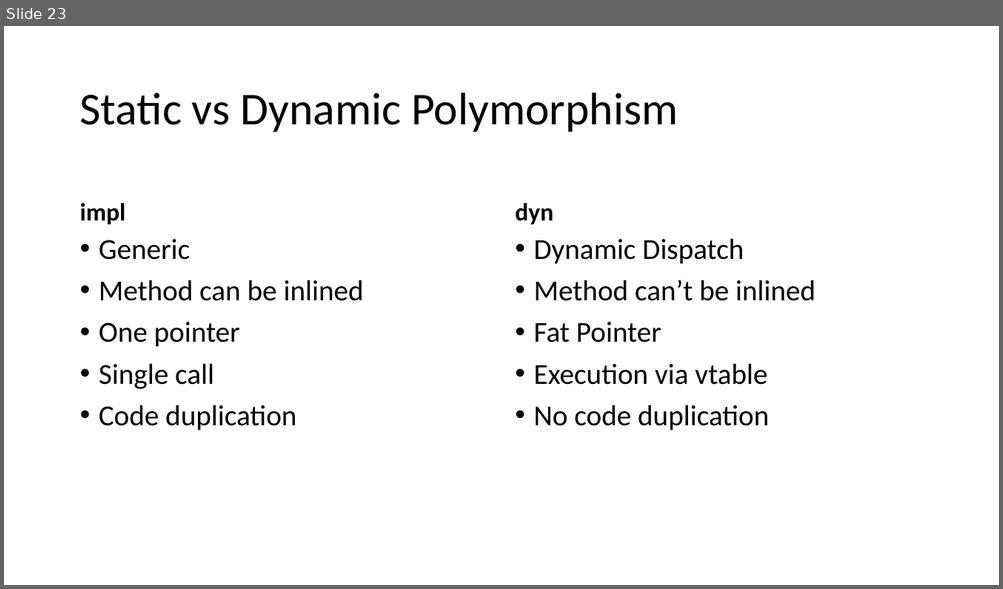
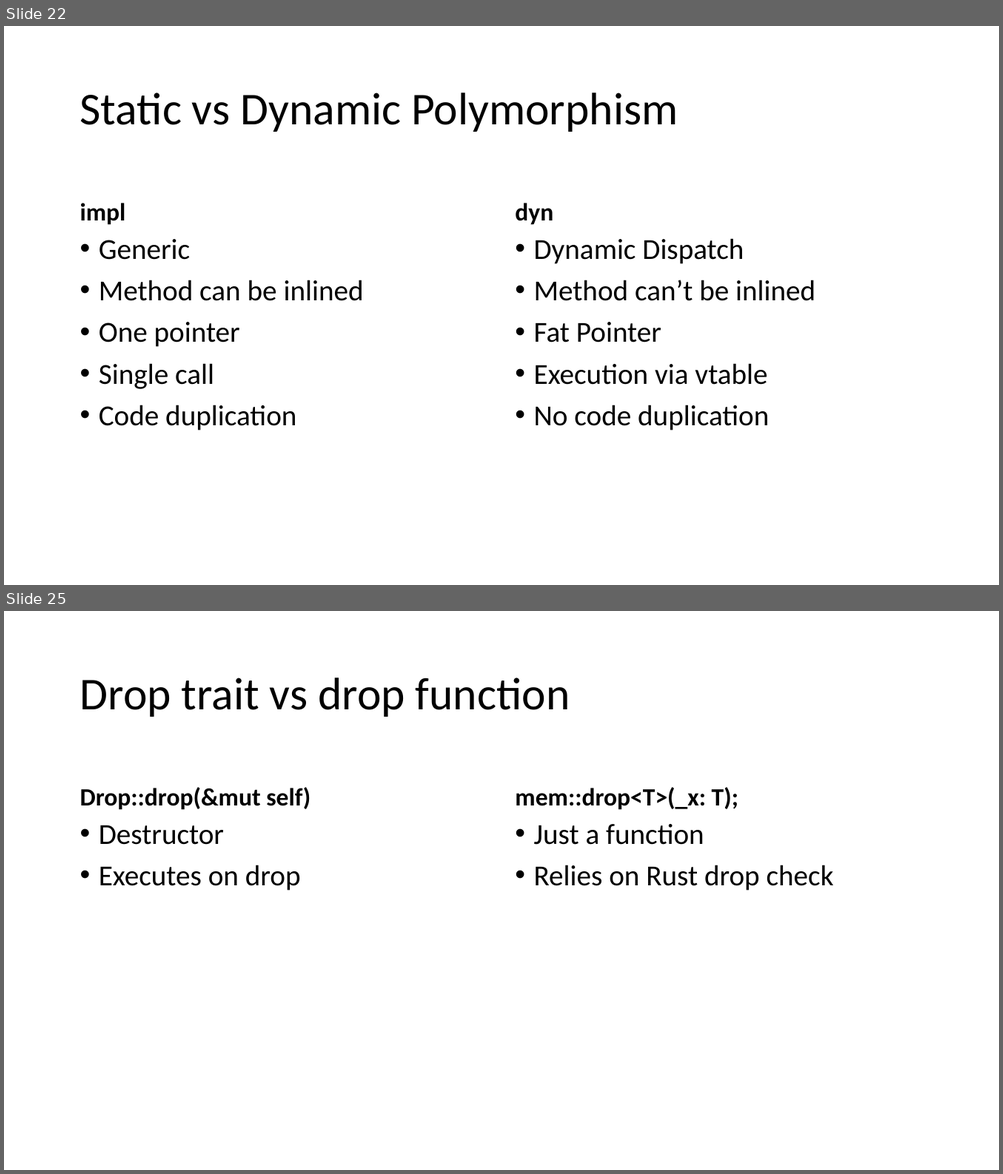
Before and after one commit to kugushev/course-rust-basics, a slide deck: src/06-OopFp/06-OopFp.pptx. Shown one above the other, each under a label of ours: slide 23 before the commit, slides 22 and 25 after it; the slides between them are not shown. The pictures are 1003x589 and 1003x1174 pixels, drawn with LibreOffice and Linux fonts; fonts in the diff are those of the drawing. Boxes give left, top, right and bottom in pixels: in the first picture for what was removed or moved away, otherwise in the second. Text is boxed around its words. In the diff, an @@ line names an element or a change of style, - is before the commit and + after.

```diff
--- a/src/06-OopFp/06-OopFp.pptx
+++ b/src/06-OopFp/06-OopFp.pptx
@@ slide 25 added at (4,611,999,1170), background #FFFFFF @@
@@ title added at (80,678,570,717), 44 pt, text #000000 @@
+Drop trait vs drop function
@@ text added at (80,787,310,810), 24 pt, text #000000, bold @@
+Drop::drop(&mut self)
@@ text added at (515,787,738,810), 24 pt, text #000000, bold @@
+mem::drop<T>(_x: T);
@@ text added at (99,826,301,891), 28 pt, text #000000 @@
+• Destructor
+• Executes on drop
@@ text added at (534,824,834,891), 28 pt, text #000000 @@
+• Just a function
+• Relies on Rust drop check
@@ what was slide 23 is now slide 22 @@
```
Also in this commit, not shown: 7 other slides added, 1 slide removed, 1 other file.
